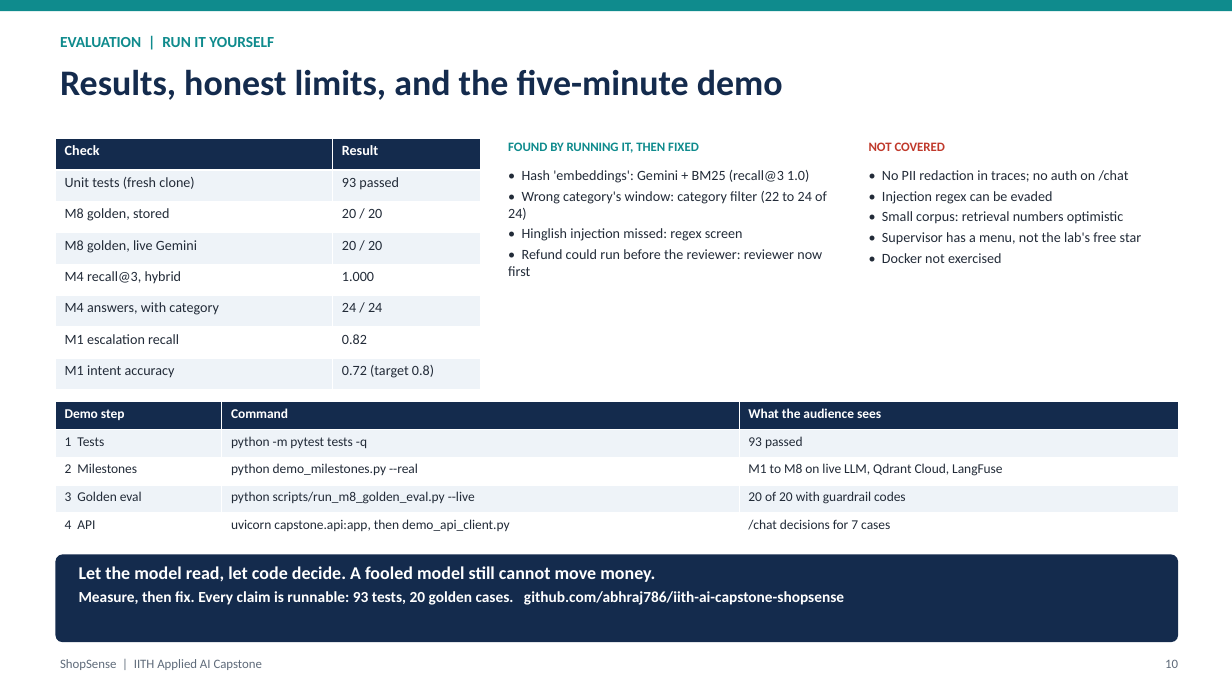
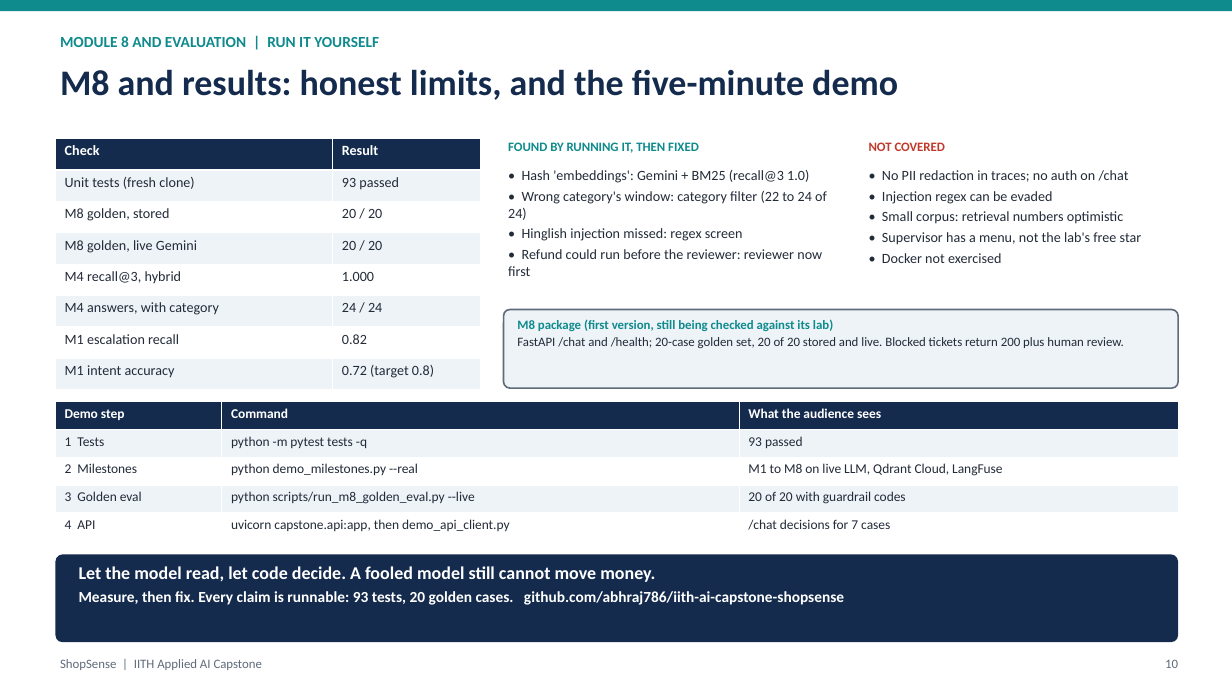
Before and after one commit to abhraj786/iith-ai-capstone-shopsense, a slide deck: slide 10 of docs/deck/iith-ai-capstone-shopsense.pptx. Drawn at 1232x693 pixels with LibreOffice and Linux fonts; fonts in the diff are those of the drawing. Boxes give left, top, right and bottom in pixels: in the first picture for what was removed or moved away, otherwise in the second. Text is boxed around its words. In the diff, an @@ line names an element or a change of style, - is before the commit and + after.

Commit message:
Deck: dedicated M7 slide (native diagram); M8 folded into the results slide

```diff
--- a/docs/deck/iith-ai-capstone-shopsense.pptx
+++ b/docs/deck/iith-ai-capstone-shopsense.pptx
@@ text at (60, 36, 379, 47): text changed @@
-EVALUATION | RUN IT YOURSELF
+MODULE 8 AND EVALUATION | RUN IT YOURSELF
@@ text at (60, 69, 898, 100): text changed @@
-Results, honest limits, and the five-minute demo
+M8 and results: honest limits, and the five-minute demo
@@ rounded rectangle added at (504, 310, 1178, 388), fill #EEF3F8, outline #5F6B7A 1.25 pt @@
@@ text added at (517, 319, 1124, 348), 10 pt, text #222B38 @@
+M8 package (first version, still being checked against its lab)
+FastAPI /chat and /health; 20-case golden set, 20 of 20 stored and live. Blocked tickets return 200 plus human review.
```
Also in this commit, not shown: 1 slide added, 1 slide removed, 2 other files.
